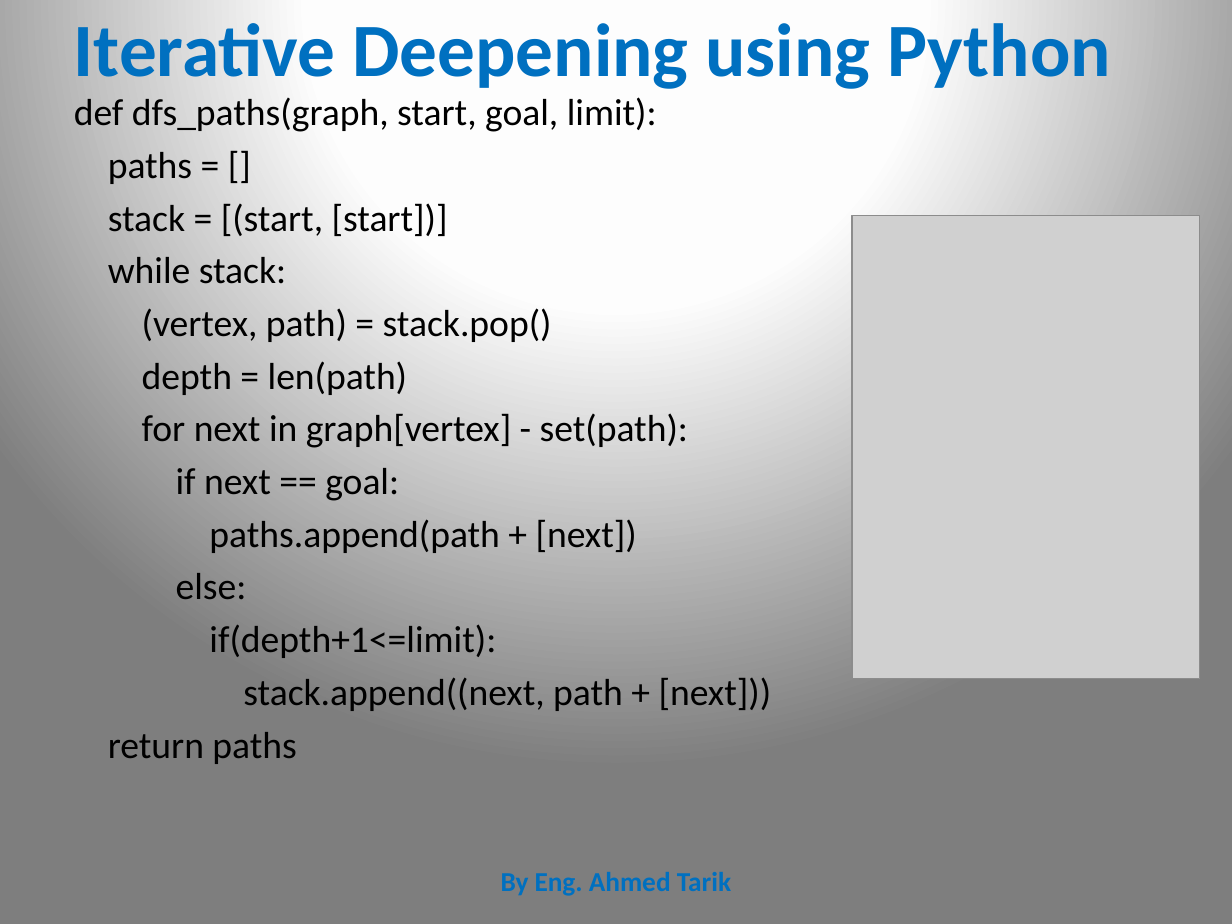
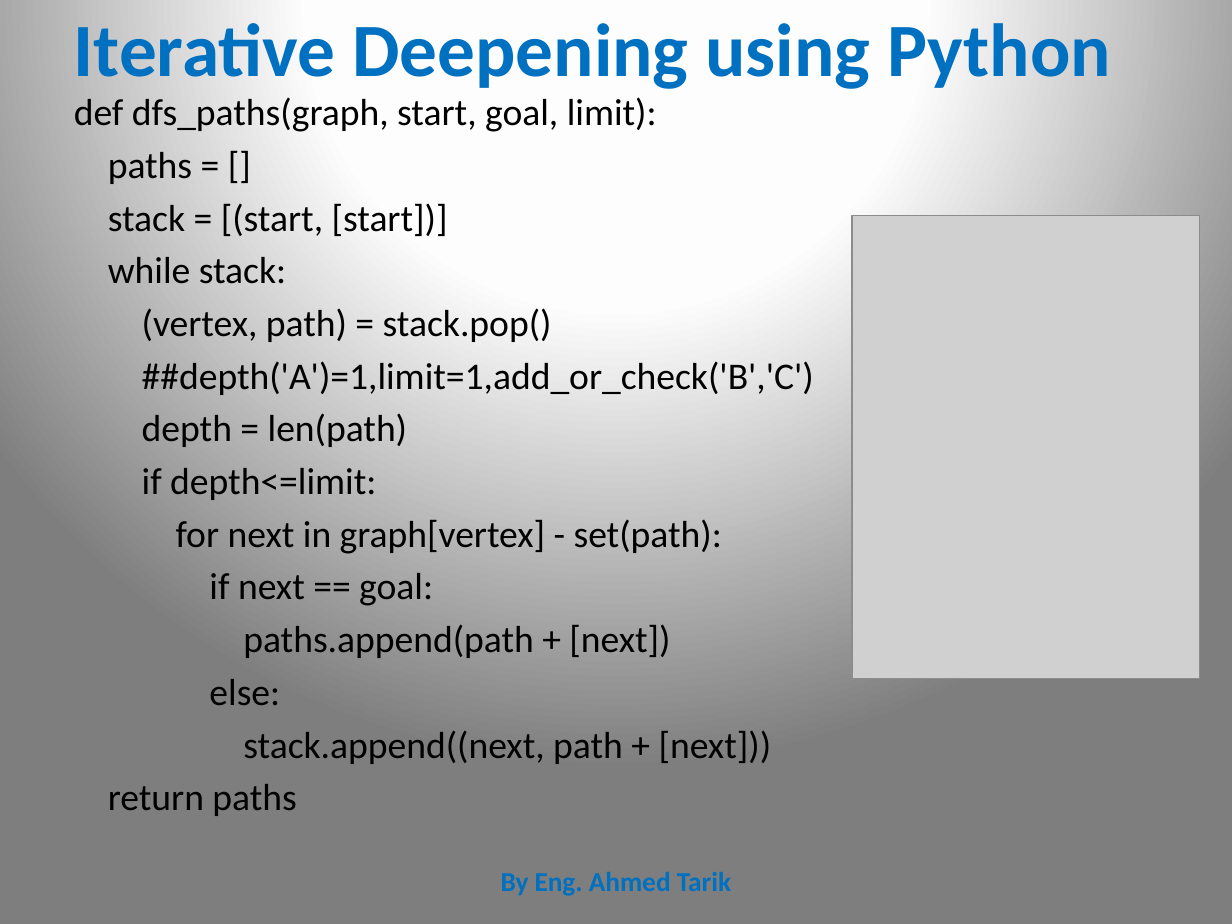
Before and after one commit to CharaD7/AI-class-1, a slide deck: slide 22 of Search I.pptx. Drawn at 1232x924 pixels with LibreOffice and Linux fonts; fonts in the diff are those of the drawing; grey boxes stand for pictures. Boxes give left, top, right and bottom in pixels: in the first picture for what was removed or moved away, otherwise in the second. Text is boxed around its words. In the diff, an @@ line names an element or a change of style, - is before the commit and + after.

```diff
--- a/Search I.pptx
+++ b/Search I.pptx
@@ text at bbox=[142, 357, 814, 398]: paragraph added @@
+##depth('A')=1,limit=1,add_or_check('B','C')
@@ text at bbox=[142, 468, 376, 500]: paragraph added @@
+if depth<=limit:
@@ text at bbox=[209, 624, 496, 658]: paragraph removed @@
-if(depth+1<=limit):
```
Also in this commit, not shown: 3 other slides changed, 1 other file.
